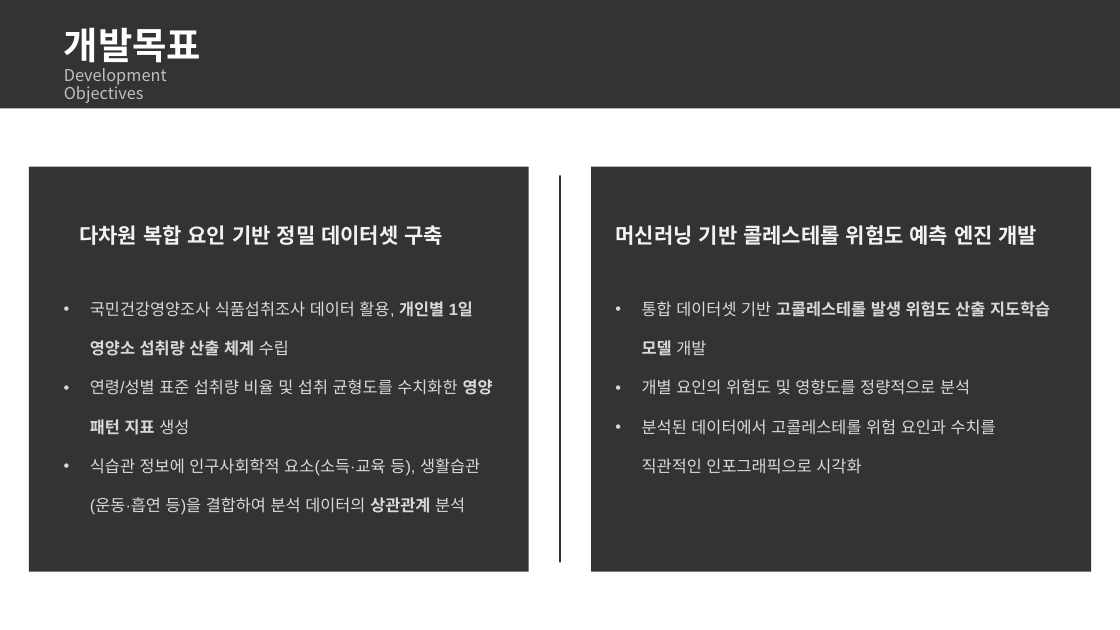
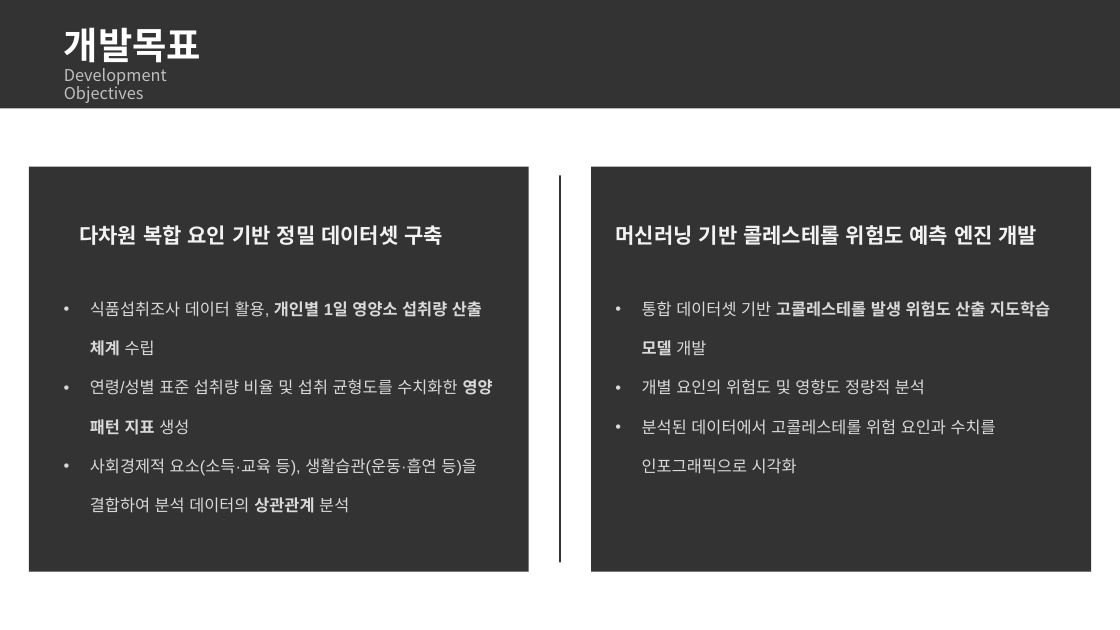
Before and after one commit to dc-inside/LeeSeungChan, a slide deck: slide 4 of 1차 프로젝트/기획서.pptx. Drawn at 1120x630 pixels with LibreOffice and Linux fonts; fonts in the diff are those of the drawing. Boxes give left, top, right and bottom in pixels: in the first picture for what was removed or moved away, otherwise in the second. Text is boxed around its words. In the diff, an @@ line names an element or a change of style, - is before the commit and + after.

```diff
--- a/1차 프로젝트/기획서.pptx
+++ b/1차 프로젝트/기획서.pptx
@@ text at (90,301,482,356): text changed; bold on @@
-• 국민건강영양조사 식품섭취조사 데이터 활용, 개인별 1일 영양소 섭취량 산출 체계 수립
+• 식품섭취조사 데이터 활용, 개인별 1일 영양소 섭취량 산출 체계 수립
@@ text at (642,379,996,474): text changed @@
-• 개별 요인의 위험도 및 영향도를 정량적으로 분석
-• 분석된 데이터에서 고콜레스테롤 위험 요인과 수치를 직관적인 인포그래픽으로 시각화
+• 개별 요인의 위험도 및 영향도 정량적 분석
+• 분석된 데이터에서 고콜레스테롤 위험 요인과 수치를 인포그래픽으로 시각화
@@ text at (90,458,477,513): text changed @@
-• 식습관 정보에 인구사회학적 요소(소득·교육 등), 생활습관(운동·흡연 등)을 결합하여 분석 데이터의 상관관계 분석
+• 사회경제적 요소(소득·교육 등), 생활습관(운동·흡연 등)을 결합하여 분석 데이터의 상관관계 분석
```
Also in this commit, not shown: 1 other slide changed.
